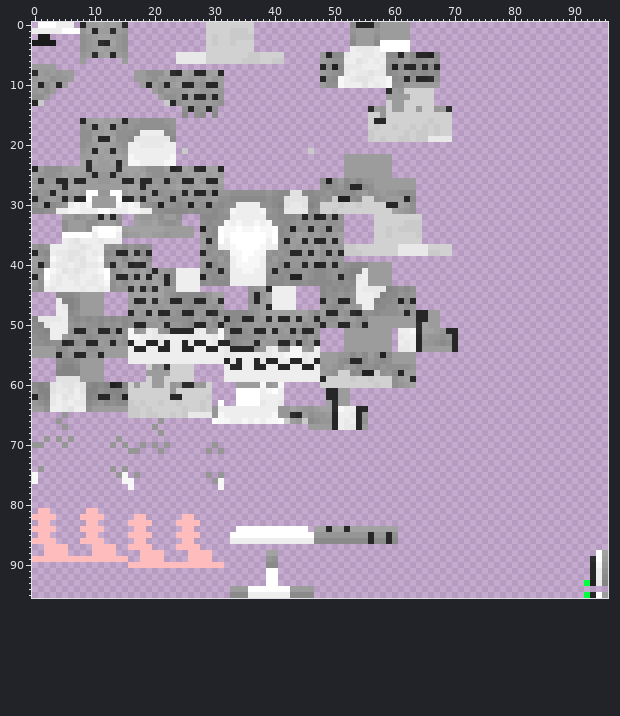
One commit to this sprite sheet: BlockBench Models/Textures/Snep/BioSynthSnowLeopardMale.png. The first picture shows the starting point.
The file is 96x96 pixels. Colours within 5 levels of each other are drawn and written as one.
After the commit:
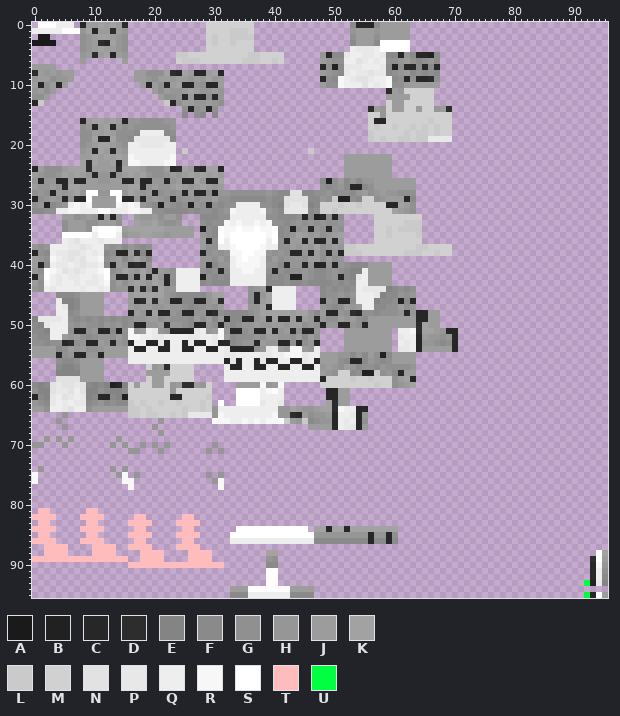
Palette (. is transparent): A #1a1a1b  B #212121  C #272727  D #2d2d2d  E #848484  F #8a8a8a  G #909090  H #969696  J #9c9c9c  K #a2a2a2  L #cacaca  M #d1d1d1  N #e2e2e2  P #e8e8e8  Q #eeeeee  R #f7f7f7  S #ffffff  T #ffbcbc  U #01ff41
Diff:
Colour L replaces colour P in row 5 at x 24 to 25; in row 6 at x 25 to 27; in row 37 at x 64 to 65; in row 38 at x 62 to 64.
Colour M replaces colour L in row 6 at x 41; in row 38 at x 66.
Colour M replaces colour P in row 5 at x 26 to 28; in row 6 at x 24 and 28; in row 37 at x 61 to 63; in row 38 at x 61 and 65.
Boxes around the changes in both pictures, in picture pixels (x1, y1, x2, y2):
changed: (176, 52, 206, 64)
changed: (278, 58, 284, 64)
changed: (398, 244, 434, 256)
